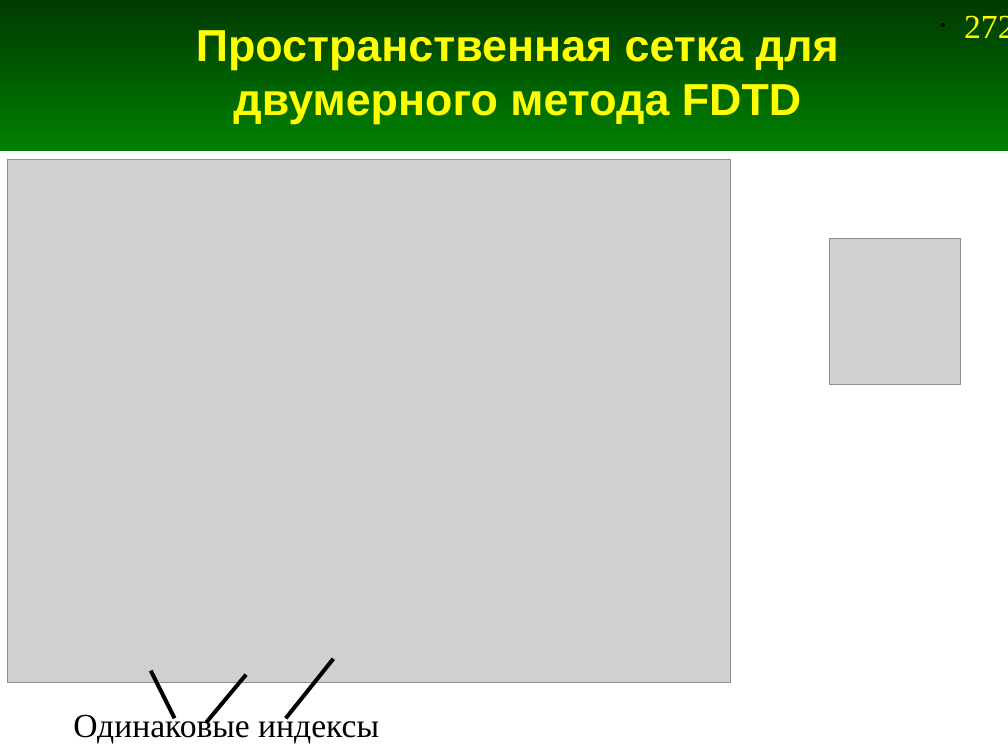
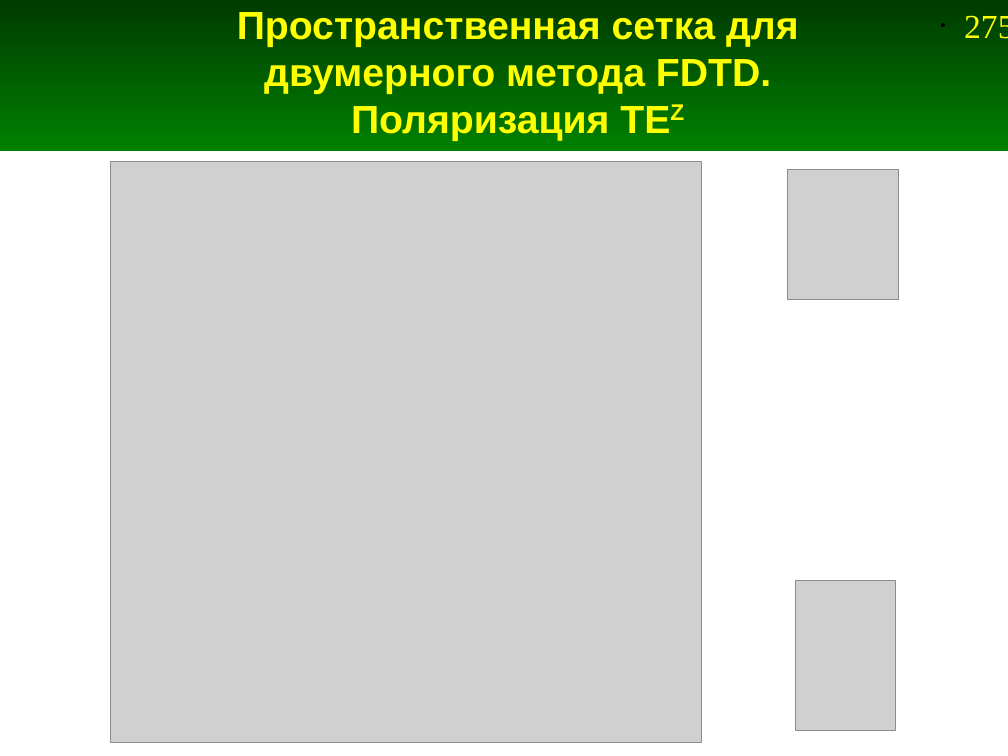
Before and after one commit to andris0147sv/modelling, a slide deck: slide 275 of presentations/2. FDTD.odp (slide 272 before the commit). Drawn at 1008x756 pixels with LibreOffice and Linux fonts; fonts in the diff are those of the drawing; grey boxes stand for pictures. Boxes give left, top, right and bottom in pixels: in the first picture for what was removed or moved away, otherwise in the second. Text is boxed around its words. In the diff, an @@ line names an element or a change of style, - is before the commit and + after.

Commit message:
Обновление картинок для FDTD-2D

```diff
--- a/presentations/2. FDTD.odp
+++ b/presentations/2. FDTD.odp
@@ title at (x1=237, y1=12, x2=799, y2=141): text changed; size 32 to 28 pt @@
-Пространственная сетка для двумерного метода FDTD
+Пространственная сетка для
+двумерного метода FDTD.
+Поляризация TEZ
@@ page number at (x1=964, y1=15, x2=1008, y2=39): text changed @@
-• 272
+• 275
@@ picture resized from (x1=8, y1=160, x2=731, y2=683) to (x1=111, y1=161, x2=702, y2=742) @@
@@ picture resized from (x1=830, y1=238, x2=961, y2=384) to (x1=788, y1=169, x2=899, y2=299) @@
@@ picture added at (x1=795, y1=581, x2=895, y2=731) @@
@@ line removed from (334, 659) to (285, 719) @@
@@ line removed from (151, 670) to (174, 719) @@
@@ line removed from (246, 674) to (207, 723) @@
@@ text removed at (x1=73, y1=710, x2=379, y2=743) @@
-Одинаковые индексы
```
Also in this commit, not shown: 2 other slides changed, 3 other files.
